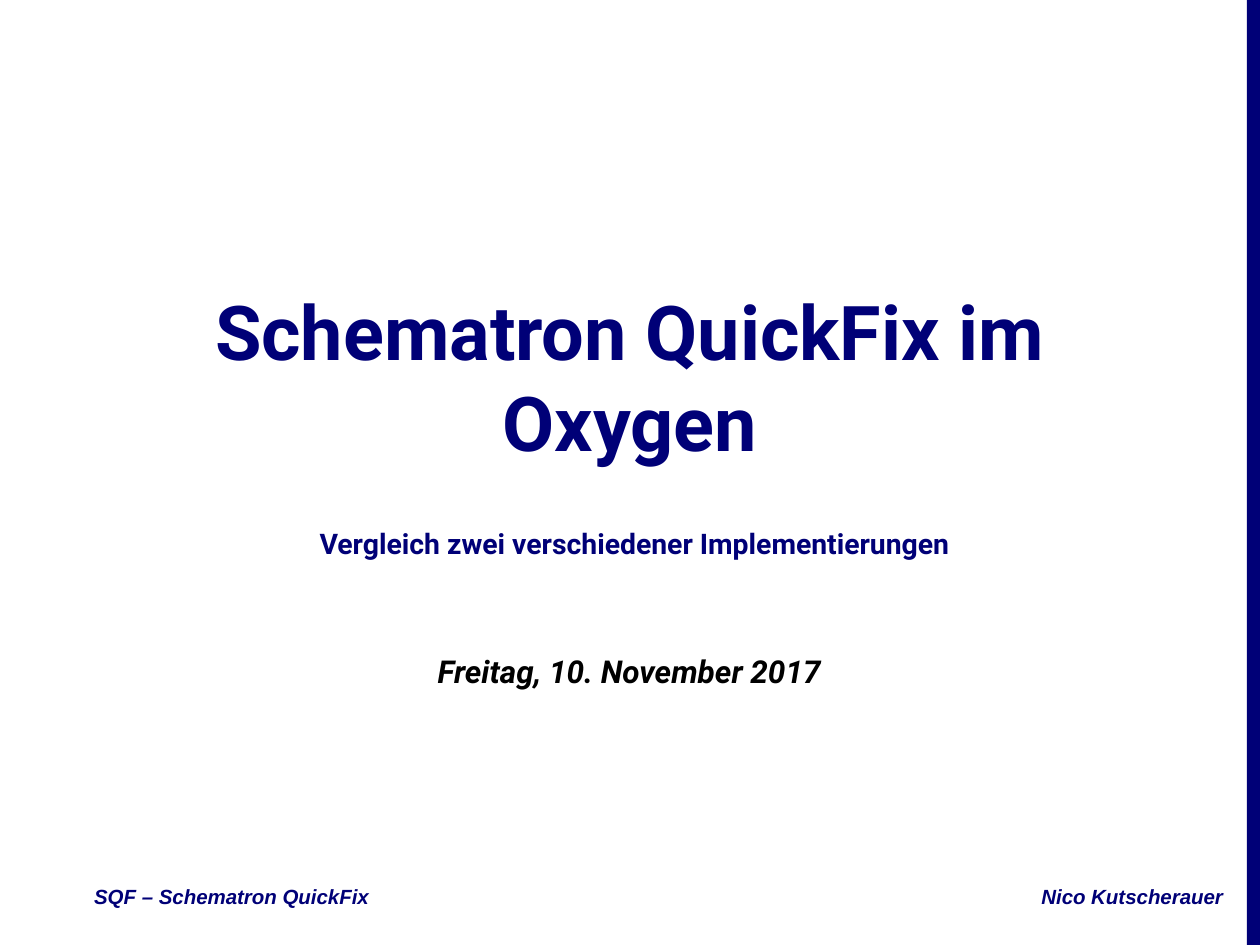
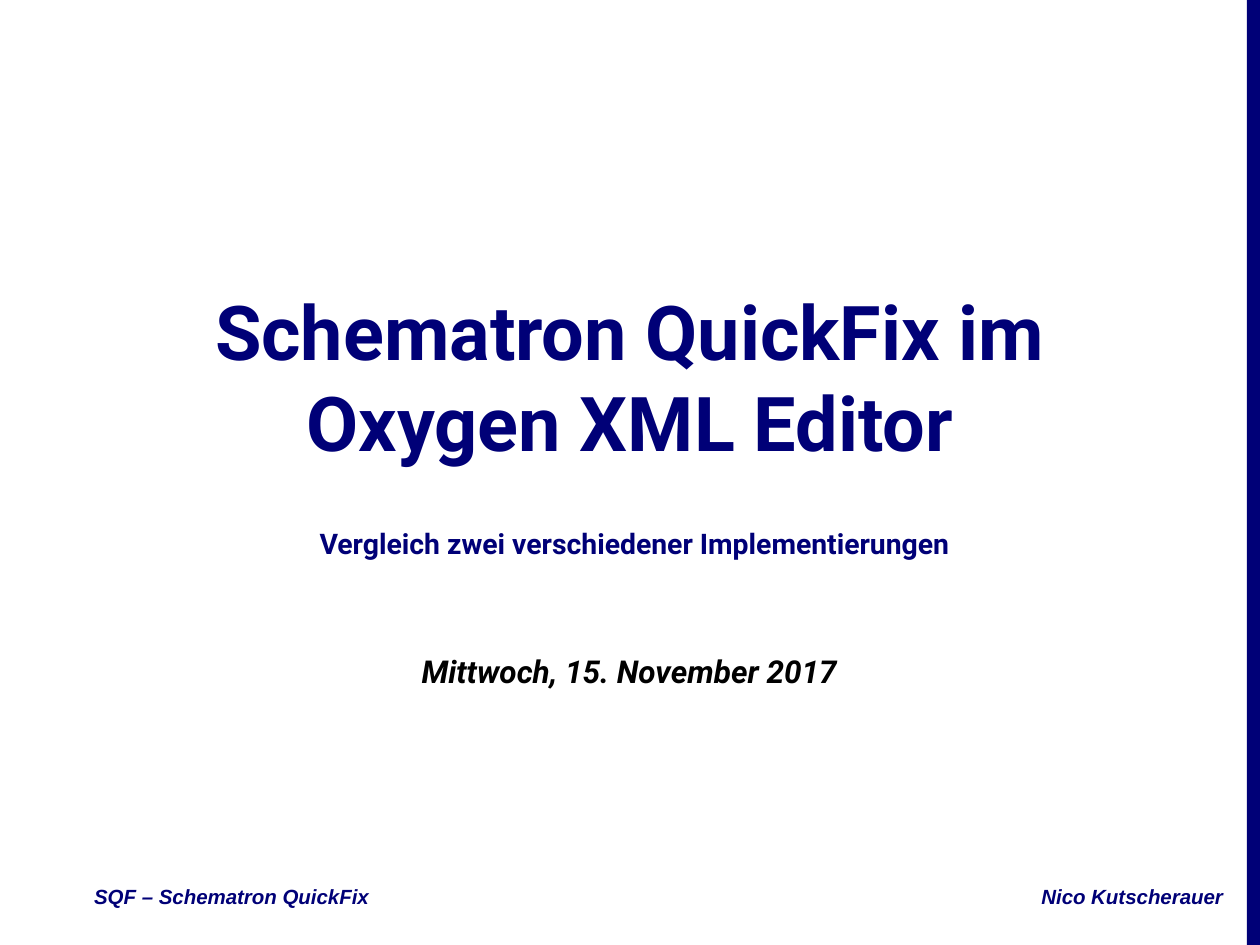
Before and after one commit to nkutsche/SchematronQuickFix-2017-11-17, a slide deck: slide 1 of SQF-Escali.pptx. Drawn at 1260x945 pixels with LibreOffice and Linux fonts; fonts in the diff are those of the drawing; background and template pictures are left out. Boxes give left, top, right and bottom in pixels: in the first picture for what was removed or moved away, otherwise in the second. Text is boxed around its words. In the diff, an @@ line names an element or a change of style, - is before the commit and + after.

```diff
--- a/SQF-Escali.pptx
+++ b/SQF-Escali.pptx
@@ title at bbox=[215, 303, 1044, 467]: text changed @@
-Schematron QuickFix im Oxygen
+Schematron QuickFix im Oxygen XML Editor
@@ subtitle at bbox=[422, 659, 837, 689]: text changed @@
-Freitag, 10. November 2017
+Mittwoch, 15. November 2017
```
Also in this commit, not shown: 14 other slides changed, 2 other files.
